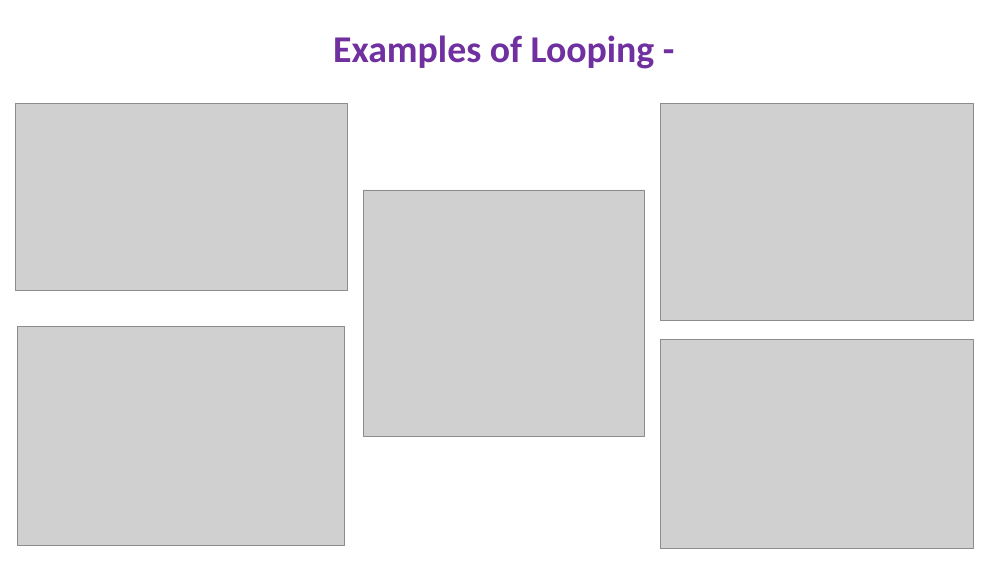
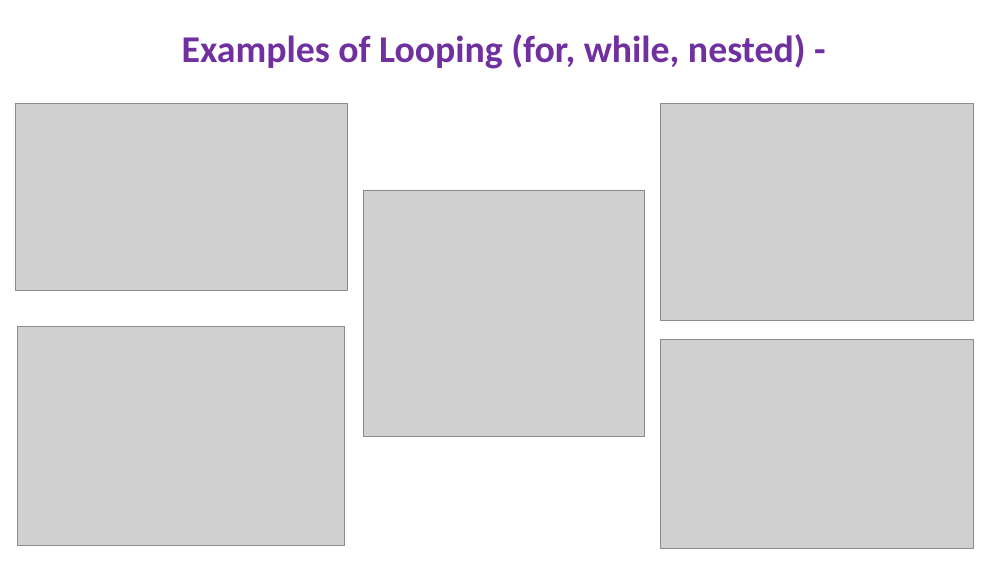
Before and after one commit to Ras-codes/Basic-Python-Data-Manipulation, a slide deck: slide 23 of Python Basic Data Manipulation Project Presentation.pptx (slide 18 before the commit). Drawn at 1008x567 pixels with LibreOffice and Linux fonts; fonts in the diff are those of the drawing; grey boxes stand for pictures. Boxes give left, top, right and bottom in pixels: in the first picture for what was removed or moved away, otherwise in the second. Text is boxed around its words. In the diff, an @@ line names an element or a change of style, - is before the commit and + after.

```diff
--- a/Python Basic Data Manipulation Project Presentation.pptx
+++ b/Python Basic Data Manipulation Project Presentation.pptx
@@ text at (182,34,806,69): text changed @@
-Examples of Looping -
+Examples of Looping (for, while, nested) -
```
Also in this commit, not shown: 3 other slides changed, 6 slides added.
